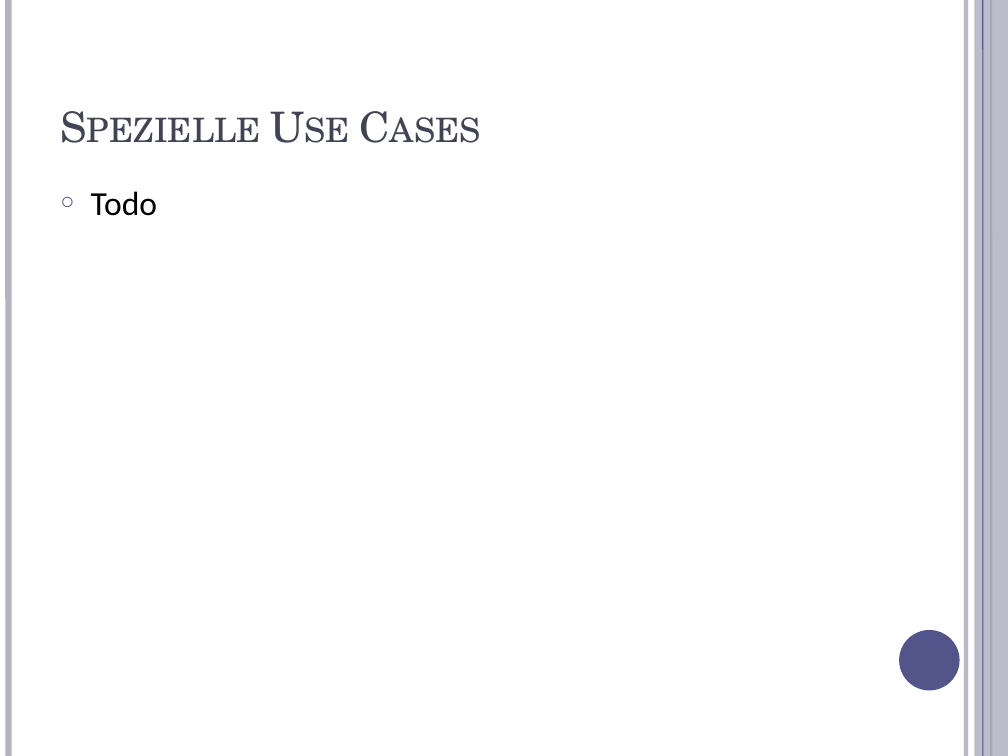
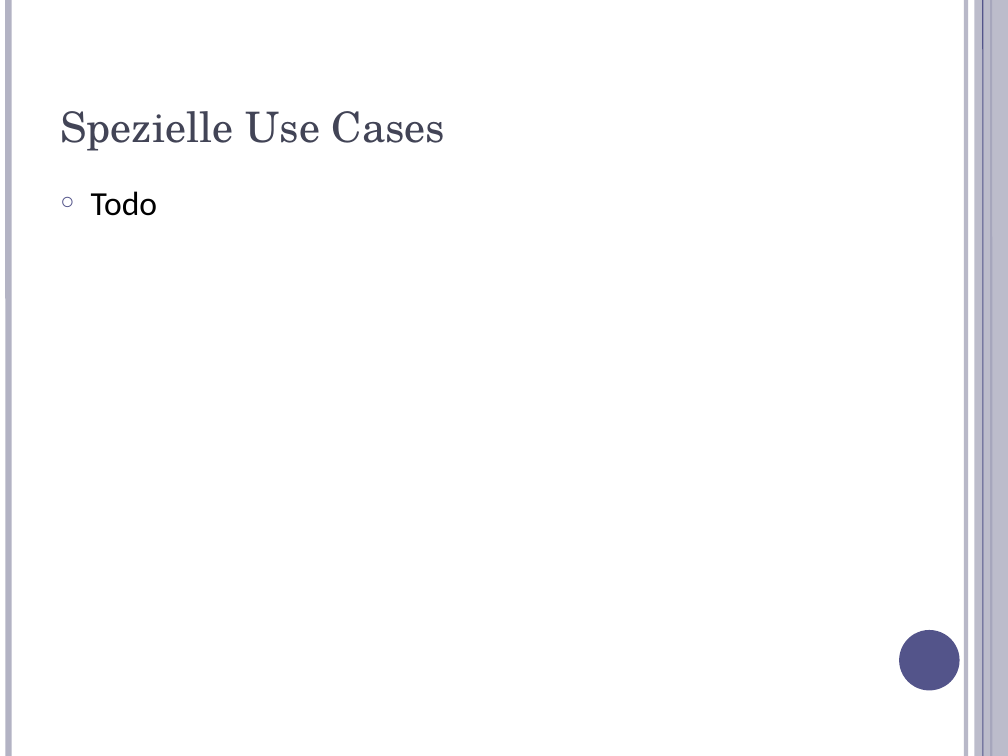
Before and after one commit to stoeffel/SEPS-GRP1, a slide deck: slide 4 of documentation/presentation/Analyse/presentation2.odp (slide 6 before the commit). Drawn at 1008x756 pixels with LibreOffice and Linux fonts; fonts in the diff are those of the drawing. Boxes give left, top, right and bottom in pixels: in the first picture for what was removed or moved away, otherwise in the second. Text is boxed around its words. In the diff, an @@ line names an element or a change of style, - is before the commit and + after.

```diff
--- a/documentation/presentation/Analyse/presentation2.odp
+++ b/documentation/presentation/Analyse/presentation2.odp
@@ title "Spezielle Use Cases" at bbox=[60, 111, 446, 151]: small capitals off @@
```
Also in this commit, not shown: 5 other slides changed, 3 slides added, 3 slides removed.
